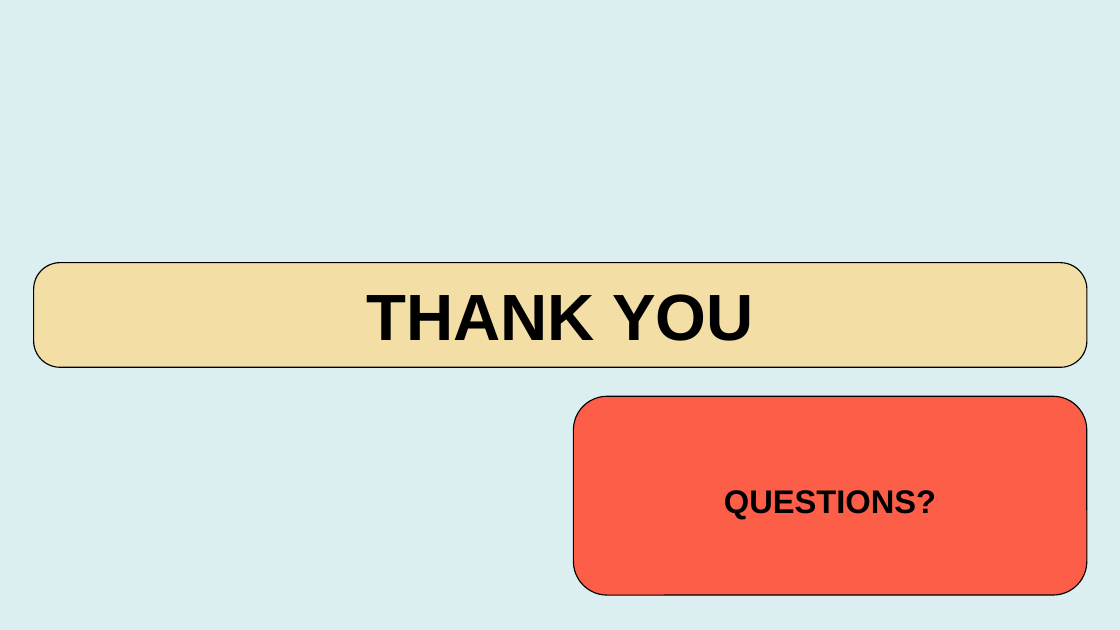
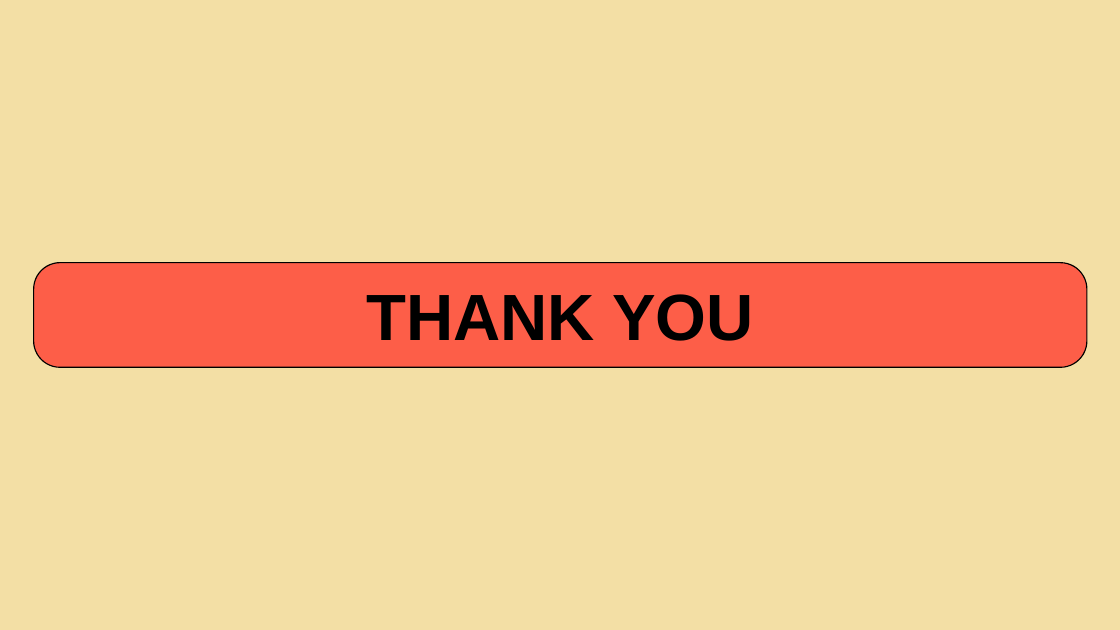
Before and after one commit to AubreyKranz/DataScience, a slide deck: slide 12 of reports/part 4/PROJECT OVERVIEW.pptx. Drawn at 1120x630 pixels with LibreOffice and Linux fonts; fonts in the diff are those of the drawing. Boxes give left, top, right and bottom in pixels: in the first picture for what was removed or moved away, otherwise in the second. Text is boxed around its words. In the diff, an @@ line names an element or a change of style, - is before the commit and + after.

```diff
--- a/reports/part 4/PROJECT OVERVIEW.pptx
+++ b/reports/part 4/PROJECT OVERVIEW.pptx
@@ background #DBEFF1 to #F3DFA5 @@
@@ rounded rectangle at [34, 263, 1086, 367]: fill #F3DFA5 to #FD5E48 @@
@@ rounded rectangle removed at [573, 396, 1086, 596] @@
@@ subtitle removed at [724, 490, 936, 519] @@
-QUESTIONS?
```
Also in this commit, not shown: 6 other slides changed, 2 slides added, 1 slide removed, 2 other files.
